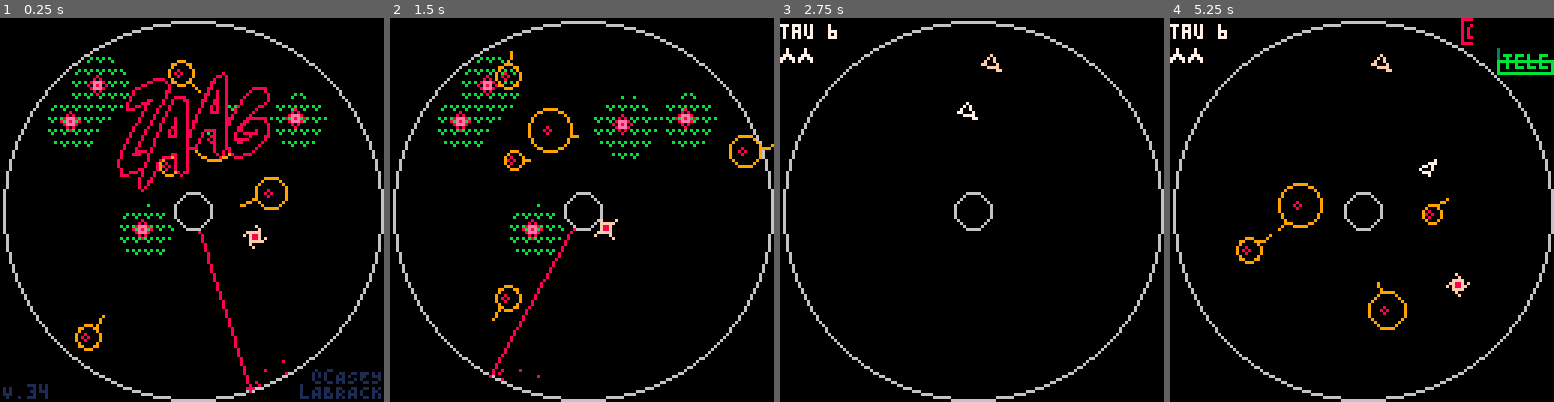
Above: before the commit, frames 1-4 (left to right).
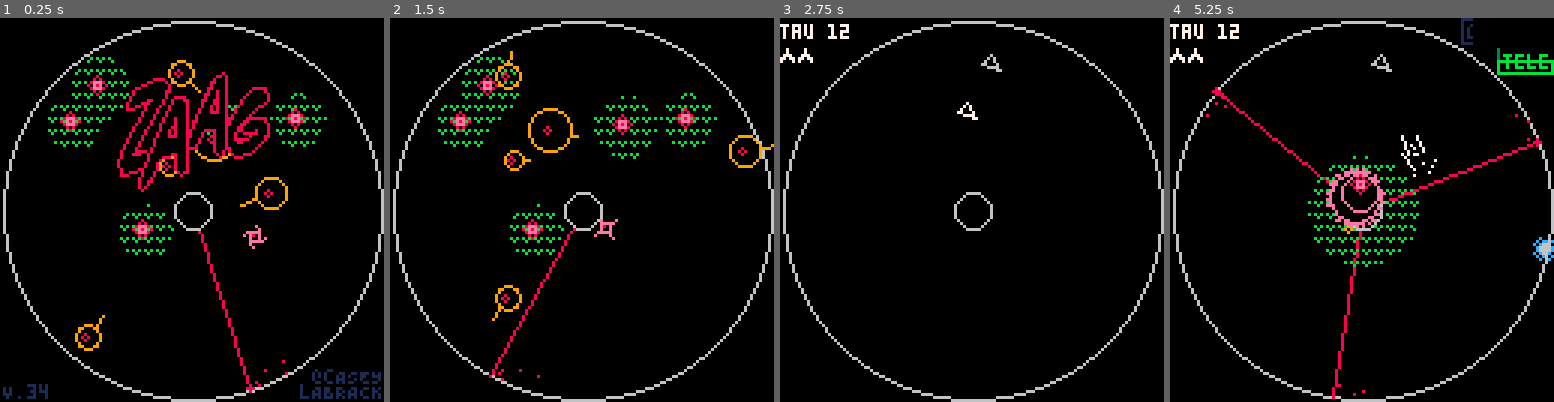
Above: after the commit, the same moments.

Repository: caseylabrack/laser
Game: PICO-8 cartridge zaag.p8
Two runs of this game, one before a commit and one after it. Both use one fixed random seed, a clock stepped at 60 frames per second and the inputs below.
Inputs:
- Up to frame 1 (0.25 s): no input
- Up to frame 2 (1.5 s): tap X (X key) at 0.33, 1.07 s; tap O (Z key) at 0.7 s
- Up to frame 3 (2.75 s): hold Right 1.6-2.1 s; tap O (Z key) at 1.7, 2.1, 2.5 s; tap X (X key) at 1.85 s; hold Up 2.15-2.42 s; hold Right from 2.47 s (still down)
- Up to frame 4 (5.25 s): tap O (Z key) every 0.4 s from 2.9 to 4.9 s; tap X (X key) at 2.97, 4.08, 5.2 s; release Right at 3.03 s; hold Left 3.08-3.58 s; hold Down 3.63-3.97 s; hold Right 4.02-4.68 s; hold Up 4.73-5.03 s; hold Left from 5.08 s (still down)

The runs differ from the first frame. In frame 1, 0.1% of the frame differs, in the area x 63-70%, y 53-61%; in frame 2, 0.1%; in frame 3, 0.2%; in frame 4, 4.5%, in the area x 9-100%, y 0-100%.

Commit message:
boss changed to OOPish pattern, fixes

Diff:
--- a/zaag.p8
+++ b/zaag.p8
@@ -6,10 +6,16 @@
 
 -- todo:
 --  2p
+--   enabling 2p
+--   boss hp display
+--   different color bullets?
+--  "press ❎" title screen
 --  more sounds esp level transition
 --  game win: promenade. intro: gnome. boss: meno mosso
+--  timer
 --  improve level transition. particles? faux 3d (tempest)? ship zooms in (tempest)?
 --  different rocket trail
+--  homing bomb eye track
 --  gun ready animation maybe
 
 version=34
@@ -27,11 +33,6 @@
 fs= {} --flowers
 rs= {} --roids
 bs= {} --bullets
-boss = {enabled=false,
-								r=3,steadyx=64,steadyy=64,lasthit=-100,
-								spawnnum=3,finalsize=10,
-								growdur=80,
-								floor={x=64,y=64,r=18}}
 inner = {x=64,y=64,r=6,enabled=true}
 outer = {x=64,y=64,r=63,enabled=true}
 lvl=12
@@ -185,80 +186,7 @@
 	return
 end
 
-if boss.enabled then
-	local targetplayer=closestplayer(boss)
-	local towardplayer=atan2(targetplayer.x-64,targetplayer.y-64)
-	--boss attack
-	if boss.state=="spawn" then
-		if #boss.bulges<boss.spawnnum then
-			local b={}
-			b.r=0
-			b.finalr=5+rnd()*5
-			local a=rnd()
-			b.x=64+cos(a)*8
-			b.y=64+sin(a)*8
-			b.tx,b.ty=b.x,b.y --target position it can vibrate around
-			add(boss.bulges,b)
-			boss.state="grow"
-			boss.start=0
-		else
-			boss.state="warn"
-			boss.start=0
-		end
-	elseif boss.state=="grow" then
-		if boss.start<boss.growdur then
-			boss.start+=1
-			local pct=boss.start/boss.growdur
-			local spawnling=boss.bulges[#boss.bulges]
-			spawnling.r=pct*spawnling.finalr
-		else
-			boss.state="spawn"
-		end
-	elseif boss.state=="warn" then
-		if boss.start<30 then
-			boss.start+=1
-			local pct=boss.start/30
-			for bulge in all(boss.bulges) do
-				local a,d=rnd(),pct*3
-				bulge.x,bulge.y=bulge.tx+cos(a)*d,bulge.ty+sin(a)*d
-			end
-		else
-			boss.state="fire"
-		end
-	elseif boss.state=="fire" then
-		for bulge in all(boss.bulges) do
-			local spd=rnd(1.25)+.5
-			local a=towardplayer+rndr(-.1,.1)
-			add(rs,{x=bulge.tx,y=bulge.ty,
-											dx=cos(a)*spd,dy=sin(a)*spd,
-											r=bulge.r,enabled=true,hit=-10})
-			boss.bulges={}
-		end
-		boss.state="spawn"
-	elseif boss.state=="intro" then
-		if boss.start<60 then
-			boss.start+=1
-			boss.r=boss.finalsize*boss.start/60
-		else
-			boss.state="spawn"
-			boss.start=0
-		end
-	end
-	--boss eye
-		--lazy follow
-	if boss.state~="intro" then
-		local rx,ry=64+cos(towardplayer)*7,64+sin(towardplayer)*7
-		local dx,dy=rx-boss.steadyx,ry-boss.steadyy
-		dx*=.05 dy*=.05
-		boss.steadyx+=dx boss.steadyy+=dy
-			--bob around
-		local modx=cos(t()/2+.7)*3
-		local mody=cos(t()/3)*3
-			--final pos
-		boss.x,boss.y=boss.steadyx+modx,boss.steadyy+mody
-	end
-		log=boss.hp
-end
+boss:update()
 
 for p in all(ps) do
 	p:update()
@@ -283,10 +211,6 @@
 		local couldbuds=filter(function(x) return x.r>=12 end, f)
 		if #couldbuds>0 then
 			local k,ang,colliding,i,l={},0,true,0,{}
---			local ang=0
---			local colliding=true
---			local i=0
---			local l={}
 			while colliding and i<100 do
 				i+=1
 				l=rnd(couldbuds)
@@ -372,9 +296,6 @@
 		z.t-=.25
 		if z.t<2 then
 			z.state,z.start,z.dist,z.mstart="moving",z.a,rnd(),tick
---			z.start=z.a
---			z.dist=rnd(1)
---			z.mstart=tick
 		end
 	elseif z.state=="moving" then
 		local pct=min(1,(tick-z.mstart)/z.mdur)
@@ -415,7 +336,7 @@
 		end
 
 		--player vs. homing bombs
-		if touching(p,h) then
+		if h.enabled and touching(p,h) then
 			died(p,h)
 		end
 
@@ -515,7 +435,7 @@
 					goto donebullet
 				end
 			end
-			if touching(h,b) then
+			if h.enabled and touching(h,b) then
 				b.enabled=false sfx(20,-2)
 				b:splash()
 				h.stunned=true
@@ -639,11 +559,8 @@
 --safe zone
 for z in all(zs) do
 	if z.state=="idle" or z.state=="shrinking" then
---	fillp(░)
 	fillp(32125)
---	fillp(0b0101101001011010)
 	circfill(z.x,z.y,z.r,0x01)
---	circfill(z.x,z.y,z.r,0x0c)
 	fillp()
 	circfill(z.x,z.y,z.r-z.t,0)
 	circ(z.x,z.y,z.r,1)
@@ -700,7 +617,7 @@
 --boss flower
 if boss.enabled then
 	fillp(ˇ)
-	circfill(boss.floor.x,boss.floor.y,boss.floor.r*(1-boss.t),11)
+	circfill(boss.floor.x,boss.floor.y,boss.floor.r*(1-boss.detht),11)
 	fillp()
 end
 
@@ -733,49 +650,7 @@
 end
 
 --boss
-if boss.enabled then
-
-	for bulge in all(boss.bulges) do
-		circfill(bulge.x,bulge.y,bulge.r,0)
-		circ(bulge.x,bulge.y,bulge.r,9)
-	end
-	local c=tick-boss.lasthit<10 and 7 or 15
-	local hit=tick-boss.lasthit<10
-	local bosscolor=14
-	local hitcolor=8
-	local flickerrate=4
-	if hit then
-		if tick%flickerrate<flickerrate/2 then
-			pal(bosscolor,8)
-		end
-	end
-
-	local targetplayer=closestplayer(boss)
-	local top=atan2(targetplayer.x-boss.x,targetplayer.y-boss.y)
-	local x,y,x2,y2=0,52,20,72
-	palt(0,false)
-	palt(10,true)
-	local wid=x2-x
-	local scale=wid*(1-boss.t)
-	if boss.t>.33 then pal(bosscolor,2) end
-	if boss.t>.66 then pal(bosscolor,1) end
-	sspr(x,y,wid,wid,
-	boss.x-scale/2,boss.y-scale/2,
-	scale,scale)
-	palt()
-
-	-- if boss dying,center eye elements
-	local lidr,pupr=boss.t==0 and 2 or 0,boss.t==0 and 5 or 0
-
-	circ(boss.x+cos(top)*lidr,boss.y+sin(top)*lidr,(boss.r-4)*(1-boss.t),bosscolor)
-	if boss.t<.33 and boss.t<1 then
-		spr(20,boss.x-3+cos(top)*pupr,boss.y-3+sin(top)*pupr)
-	else
-		local r=6*(1-boss.t)
-		circ(boss.x-r/2,boss.y-r/2,r,8)
-	end
-	pal(cp)
-end
+boss:render()
 
 --bullet
 for b in all(bs) do
@@ -790,7 +665,7 @@
 
 if state=="running" then
 	--gun countdown
-	local p=ps[1]
+	local p=ps[2].playing and ps[2].enabled and ps[2] or ps[1]
 	local x,y,x2,y2=97,0,127,8
 	local pct=min(p.gun/p.gunfull,1)
 	local f=p.gun<p.gunfull and 1 or 12
@@ -970,12 +845,7 @@
 				if #fs==num then break end
 			end
 			if unit=="boss" then
-				boss.enabled=true
-				boss.bulges={}
-				boss.x,boss.y,boss.r,boss.hp=64,64,10,360
-				boss.state="spawn"
-				boss.start=0
-				boss.t=0
+				boss:spawn()
 				sfx(8)
 				break
 			end
@@ -1148,7 +1018,7 @@
 		i-=1
 
 		local pct=1-i/90
-		boss.t=pct
+		boss.detht=pct
 		local dx,dy=64-boss.steadyx,64-boss.steadyy
 		dx*=.1
 		dy*=.1
@@ -1184,7 +1054,7 @@
 
 		yield()
 	end
-	p.enabled=false
+	ps[1].enabled,ps[2].enabled=false,false
 	state="title"
 	title=cocreate(title_setup)
 end
@@ -1415,7 +1285,7 @@
 		add(ps,
 			setmetatable({
 			playing=true,id=i-1,--plyrs 0 and 1
-			pcolor=i==1 and 7 or 15,
+			pcolor=i==1 and 7 or 6,
 			x=80,y=30,dx=0,dy=0,
 			a=.75,t=.25,rt=.05,r=3,friction=.92,
 			hop=25,charge=230,fullcharge=230,hopfail=false,hopfailtick=0,
@@ -1748,13 +1618,144 @@
 		yield()
 	end
 	dset(2,difficulty)
-	lvl=6
+	lvl=12
 --	if difficulty==1 then lvl=0 else lvl=1 end
 	mulligans=mulldiff[difficulty]
 	extralives=mulligans
 	state="wipe"
 	wipe=cocreate(wipe_anim)
 end
+-->8
+-- boss
+boss =
+setmetatable({
+enabled=false,
+r=3,steadyx=64,steadyy=64,lasthit=-100,
+spawnnum=3,finalsize=10,
+growdur=80,detht=0,
+floor={x=64,y=64,r=18},
+
+update=function(_ENV)
+	if not enabled then return end
+	local targetplayer=closestplayer(boss)
+	local towardplayer=atan2(targetplayer.x-64,targetplayer.y-64)
+	if state=="spawn" then
+		if #bulges<spawnnum then
+			local b={}
+			b.r,b.finalr=0,5+rnd()*5
+			local a=rnd()
+			b.x,b.y=64+cos(a)*8,64+sin(a)*8
+			b.tx,b.ty=b.x,b.y --target position it can vibrate around
+			add(bulges,b)
+			state="grow"
+			start=0
+		else
+			state="warn"
+			start=0
+		end
+	elseif state=="grow" then
+		if start<growdur then
+			start+=1
+			local pct=start/growdur
+			local spawnling=bulges[#bulges]
+			spawnling.r=pct*spawnling.finalr
+		else
+			state="spawn"
+		end
+	elseif state=="warn" then
+		if start<30 then
+			start+=1
+			local pct=start/30
+			for bulge in all(bulges) do
+				local a,d=rnd(),pct*3
+				bulge.x,bulge.y=bulge.tx+cos(a)*d,bulge.ty+sin(a)*d
+			end
+		else
+			state="fire"
+		end
+	elseif state=="fire" then
+		for bulge in all(bulges) do
+			local spd=rnd(1.25)+.5
+			local a=towardplayer+rndr(-.1,.1)
+			add(rs,{x=bulge.tx,y=bulge.ty,
+											dx=cos(a)*spd,dy=sin(a)*spd,
+											r=bulge.r,enabled=true,hit=-10})
+			bulges={}
+		end
+		state="spawn"
+	elseif state=="intro" then
+		if start<60 then
+			start+=1
+			r=finalsize*start/60
+		else
+			state="spawn"
+			start=0
+		end
+	end
+	if state~="intro" then
+		local rx,ry=64+cos(towardplayer)*7,64+sin(towardplayer)*7
+		local dx,dy=rx-steadyx,ry-steadyy
+		dx*=.05 dy*=.05
+		steadyx+=dx steadyy+=dy
+			--bob around
+		local modx=cos(time()/2+.7)*3
+		local mody=cos(time()/3)*3
+			--final pos
+		x,y=steadyx+modx,steadyy+mody
+	end
+end,
+
+render=function(_ENV)
+	if not enabled then return end
+
+	for bulge in all(bulges) do
+		circfill(bulge.x,bulge.y,bulge.r,0)
+		circ(bulge.x,bulge.y,bulge.r,9)
+	end
+	local c=tick-lasthit<10 and 7 or 15
+	local hit=tick-lasthit<10
+	local bosscolor=14
+	local hitcolor=8
+	local flickerrate=4
+	if hit then
+		if tick%flickerrate<flickerrate/2 then
+			pal(bosscolor,8)
+		end
+	end
+
+	local targetplayer=closestplayer(boss)
+	local top=atan2(targetplayer.x-x,targetplayer.y-y)
+	local x1,y1,x2,y2=0,52,20,72
+	palt(0,false)
+	palt(10,true)
+	local wid=x2-x1
+	local scale=wid*(1-detht)
+	if detht>.33 then pal(bosscolor,2) end
+	if detht>.66 then pal(bosscolor,1) end
+	sspr(x1,y1,wid,wid,
+	x-scale/2,y-scale/2,
+	scale,scale)
+	palt()
+
+	-- if boss dying,center eye elements
+	local lidr,pupr=detht==0 and 2 or 0,detht==0 and 5 or 0
+
+	circ(x+cos(top)*lidr,y+sin(top)*lidr,(r-4)*(1-detht),bosscolor)
+	if detht<.33 and detht<1 then
+		spr(20,x-3+cos(top)*pupr,y-3+sin(top)*pupr)
+	else
+		local r=4*(1-detht)-1
+		circ(x-r/2,y-r/2,r,8)
+	end
+	pal(cp)
+end,
+
+spawn=function(_ENV)
+	enabled,bulges=true,{}
+	x,y,r,hp=64,64,10,36
+	state,start,detht="spawn",0,0
+end,
+},{__index=_ENV})
 __gfx__
 00000000006dd60000000000000000000000000000c00c000020020000000000000000000000000066666666666666666666666600e000000000e00000000000
 0000000006666660000000000e0000e00e0000e00c0cc0c00202202000200200002002000020020060000bb6600008866000000600ee00000000ee0000000000
@@ -1764,14 +1765,14 @@
 0070070066dddd660008000000eeee0000eeee00c0c66c0c20222202020000200202202002022020666666666666666666666666eeeeee0000eeeee000000000
 0000000006666660000000000e0000e00e0000e00c0cc0c0020220200020020000200200002002000000000000000000000000000000ee0000ee000000000000
 00000000006dd60000000000000000000000000000c00c000020020000000000000000000000000000000000000000000000000000000e00000e000000000000
-0f00000000f00000000f00000000f0000008000000eee00000700000f000000f0000000000000000000000000000000000000000100000000000000000000000
-00f0000f000f00000000f00000000f00008080000e00eee0007000000f0000f00000000000000000000000000000000000000011710000000000000000000000
-00fffff000ffff0f00ffff000fffff0008eee800e00000ee0777000000ffff000000000000000000011110000000000000000177710000000000000000000000
-00f88f0000f88ff00ff88f0ff0f88f0080e8e080e000000e7707700000f22f000000000000000001177771000000000000001177710000000000000000000000
-00f88f000ff88f00f0f88ff000f88f0f08eee800e00000ee7000700000f22f000000000000000117777777100000000000001777710000000000000000000000
-0fffff00f0ffff0000ffff0000fffff0008080000e000ee00000000000ffff000000000000011777777777100000000000011777710000000011111000000000
-f0000f000000f000000f000000f00000000800000ee0ee00000000000f0000f00000000000177777777771100000000000017717710000000177771000000000
-000000f000000f000000f000000f000000000000000ee00000000000f000000f0000000000177777777771000000000000117717710000001777777100000000
+0e00000000e00000000e00000000e0000008000000eee00000700000e000000e0000000000000000000000000000000000000000100000000000000000000000
+00e0000e000e00000000e00000000e00008080000e00eee0007000000e0000e00000000000000000000000000000000000000011710000000000000000000000
+00eeeee000eeee0e00eeee000eeeee0008eee800e00000ee0777000000eeee000000000000000000011110000000000000000177710000000000000000000000
+00e80e0000e80ee00ee80e0ee0e80e0080e8e080e000000e7707700000e00e000000000000000001177771000000000000001177710000000000000000000000
+00e00e000ee00e00e0e00ee000e00e0e08eee800e00000ee7000700000e00e000000000000000117777777100000000000001777710000000000000000000000
+0eeeee00e0eeee0000eeee0000eeeee0008080000e000ee00000000000eeee000000000000011777777777100000000000011777710000000011111000000000
+e0000e000000e000000e000000e00000000800000ee0ee00000000000e0000e00000000000177777777771100000000000017717710000000177771000000000
+000000e000000e000000e000000e000000000000000ee00000000000e000000e0000000000177777777771000000000000117717710000001777777100000000
 000000000000000001011010000000000000000000000f000f000000000000000000000001777777777771001111000000177717710000017777777100000000
 05555500088888000011110000000000000000000000ffffffff0000000000000000000001777771177710017771100001177117710000177777777100000000
 5505055088080880011001100000000000007000000fff0000ff0f00000000000000000017777111777710017777100001777117710000177777771000000000
